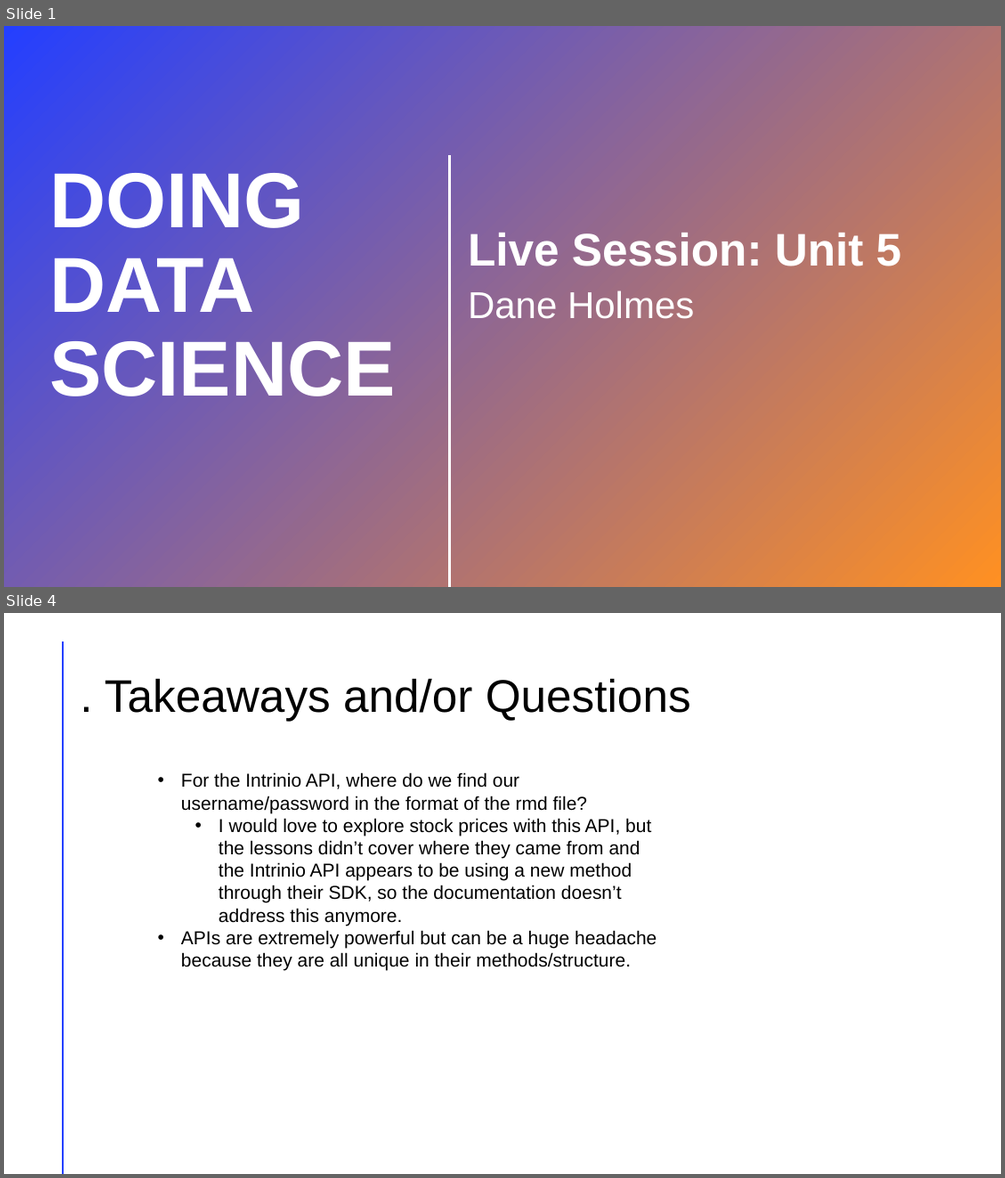
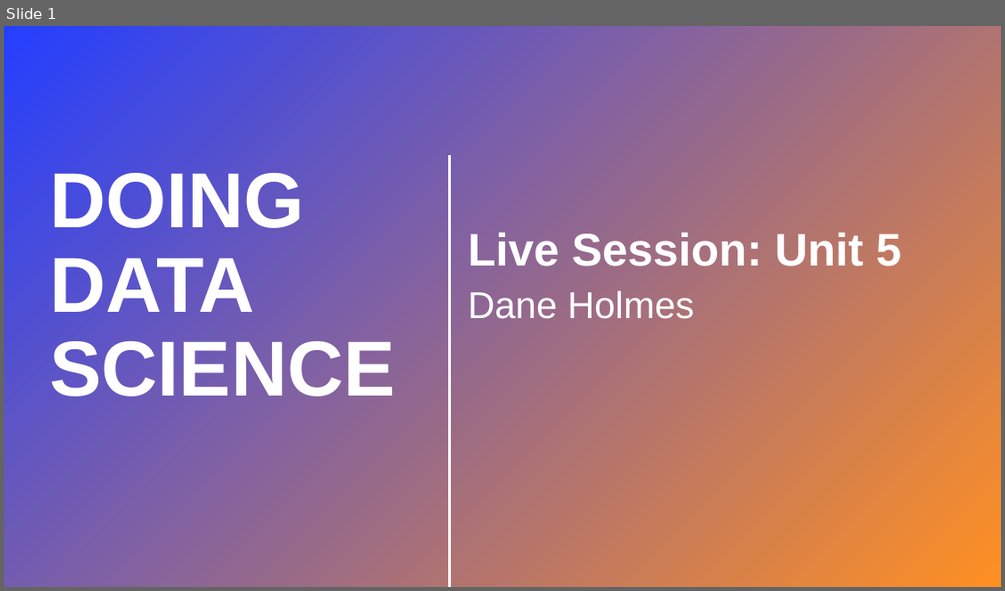
Before and after one commit to cdholmes11/Doing_Data_Science, a slide deck: Unit-5/Dane_Holmes_Live_Session_5.pptx. Shown one above the other, each under a label of ours: slides 1 and 4 before the commit, slide 1 after it; the slides between them are not shown. The pictures are 1005x1178 and 1005x591 pixels, drawn with LibreOffice and Linux fonts; fonts in the diff are those of the drawing; background and template pictures are left out; a plain dark background stands for a picture behind light text. Boxes give left, top, right and bottom in pixels: in the first picture for what was removed or moved away, otherwise in the second. Text is boxed around its words. In the diff, an @@ line names an element or a change of style, - is before the commit and + after.

```diff
--- a/Unit-5/Dane_Holmes_Live_Session_5.pptx
+++ b/Unit-5/Dane_Holmes_Live_Session_5.pptx
@@ slide 4 removed at [4, 613, 1001, 1174], background #FFFFFF @@
@@ line removed from (63, 642) to (63, 1173) @@
@@ title removed at [105, 678, 691, 721] @@
-. Takeaways and/or Questions
@@ text removed at [181, 772, 656, 970] @@
-  • For the Intrinio API, where do we find our username/password in the format of the rmd file?
-    • I would love to explore stock prices with this API, but the lessons didn’t cover where they came from and the Intrinio API appears to be using a new method through their SDK, so the documentation doesn’t address this anymore.
-  • APIs are extremely powerful but can be a huge headache because they are all unique in their methods/structure.
```
Also in this commit, not shown: 1 slide changed, 10 slides added, 1 other slide removed, 9 other files.
